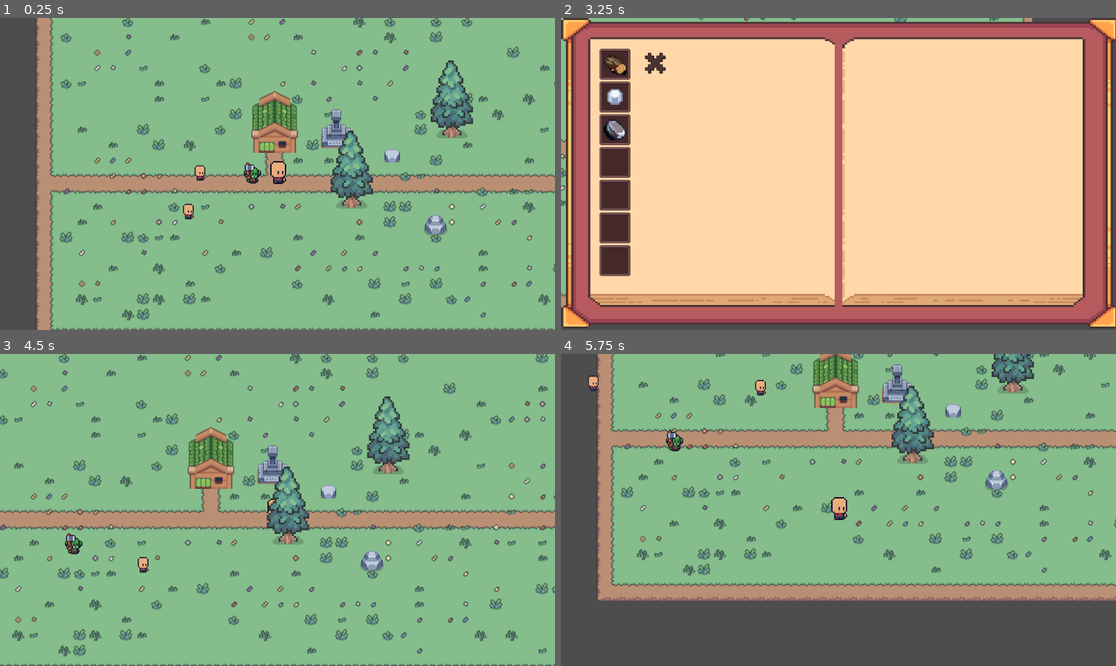
Above: before the commit, frames 1-4 (two rows, left to right).
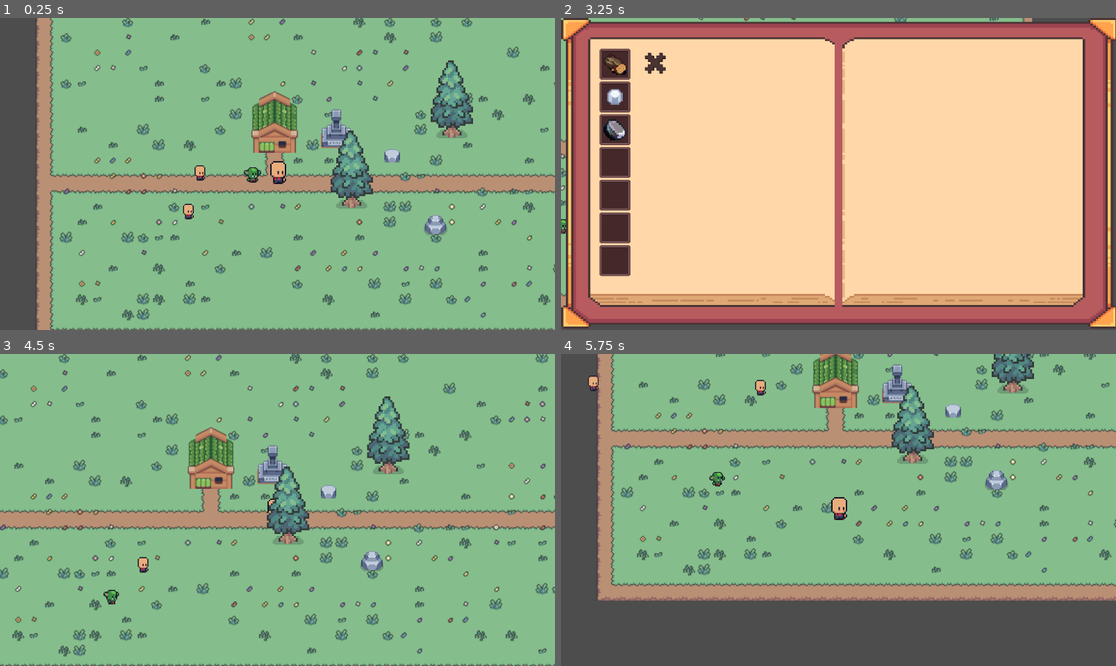
Above: after the commit, the same moments.

Repository: Inkanari/Tinytown
Game: Godot game, scene res://pueblo.tscn
The game is run twice, just before and just after one commit, with the same random seed, the same clock (stepped at 60 frames per second) and the same inputs. The project has no main scene, so this scene is started directly.
Inputs:
- Up to frame 1 (0.25 s): no input
- Up to frame 2 (3.25 s): tap Enter at 0.5, 2.75 s; hold D (derecha) 0.53-1.28 s; hold Q (golpe) 0.53-1.28 s; hold S (abajo) 1.28-2.03 s; tap P (UI_single) at 1.35 s; tap Q (golpe) at 1.55, 2.85 s; tap Space at 2 s; hold D (derecha) 2.03-2.78 s; hold Q (golpe) 2.03-2.78 s; hold W (arriba) from 2.78 s (still down)
- Up to frame 3 (4.5 s): tap Space at 3.5 s; release W (arriba) at 3.53 s; hold Q (golpe) 3.53-4.28 s; hold A (izquierda) from 3.53 s (still down); tap P (UI_single) at 3.6 s; tap Q (golpe) at 4.35 s
- Up to frame 4 (5.75 s): release A (izquierda) at 5.03 s; hold S (abajo) from 5.03 s (still down); hold Q (golpe) from 5.03 s (still down)

The runs differ from the first frame. In frame 1, less than 0.1% of the frame differs, in the area x 43-48%, y 46-54%; in frame 2, less than 0.1%; in frame 3, 0.2%, in the area x 11-22%, y 57-81%; in frame 4, 0.2%.

Commit message:
esta terminada la mecanica de tala de arbol en el duende
ahora si esta terminada la mecanica de talado del duende. tuve que modificar solo un poco el arbol (agrege la señal "caer") probe el juego en el interior tscn. colocando unos arboles y despues los borre. acto seguido lo probe tambien en el pueblo sin hacer cambios

Diff:
--- a/arbol.gd
+++ b/arbol.gd
@@ -1,5 +1,6 @@
 extends StaticBody2D
 
+signal caer
 @export var ocupado: bool = false
 @export var vida: int = 4
 @export var drop_escene: PackedScene
@@ -30,5 +31,6 @@
 		var loot = drop_escene.instantiate()
 		loot.position = position
 		get_parent().add_child(loot)
+	emit_signal("caer")
 	await get_tree().process_frame
 	queue_free()
--- a/duende.gd
+++ b/duende.gd
@@ -11,11 +11,11 @@
 @export var identificacion_minima: float = 28.0
 @export var daño: int = 2
 @export var daño_intervalo: float = 0.3
-var objetivo_arbol: StaticBody2D = null
+var objetivo_arbol: Node2D = null
 @onready var deteccion = $Deteccion
 @onready var cadencia: Timer = $cadencia
 @onready var anim: AnimatedSprite2D = $AnimatedSprite2D
-var rng := RandomNumberGenerator.new()
+var rng := RandomNumberGenerator.new() #ojo aqui con ":"
 #movimiento
 var estado_actual: estado = estado.Quieto
 @export var speed = 100.0
@@ -30,11 +30,9 @@
 
 #movimiento
 func _ready():
-	#IA
-	var random = rng.randf()
 	#movimiento
 	initial_position = global_position
-	choose_patrol_target()
+	_selecciona_objetivo()
 	timer.wait_time = pause_time
 	timer.one_shot = true
 	is_moving = false
@@ -42,14 +40,14 @@
 	#cadencia
 	cadencia.wait_time = daño_intervalo
 	cadencia.one_shot = false
-	cadencia.connect("timeout", Callable(self, "_on_cadencia"))
+	cadencia.connect("timeout", Callable(self, "_on_cadencia_tick"))
 	cadencia.stop()
 	#patrulla
 	estado_actual = estado.Quieto
 	_iniciar_pausa_despues_patrullar()
 	#señales
-	deteccion.connect("body_entered", Callable(self, "_on_detection_body_entered"))
-	deteccion.connect("body_exited", Callable(self, "_on_detection_body_exited"))
+	deteccion.connect("body_entered", Callable(self, "_on_deteccion_body_entered"))
+	deteccion.connect("body_exited", Callable(self, "_on_deteccion_body_exited"))
 func _physics_process(delta: float) -> void:
 	#IA
 	match estado_actual:
@@ -73,12 +71,8 @@
 		velocity = Vector2.ZERO
 
 	move_and_slide()
-func choose_patrol_target() -> void:
-	var random_angle = randf_range(0.0, 2.0 * PI)
-	var random_distance = randf_range(50.0, patrol_range)
-	patrol_target = initial_position + Vector2(cos(random_angle), sin(random_angle)) * random_distance
 func _on_timer_timeout() -> void:
-	choose_patrol_target()
+	_selecciona_objetivo()
 	is_moving = true
 #maquina de estados"
 func _process_patrullar(delta: float) -> void:
@@ -111,26 +105,44 @@
 		objetivo_arbol = body
 		estado_actual = estado.Al_arbol #al otro arbol
 		if body.has_signal("caer"):
-			body.caer.connect(Callable(self, "_on_arbol_caida"))
+			body.connect("caer", Callable(self, "_on_arbol_caida"))
 func _on_deteccion_body_exited(body: Node2D) -> void:
 	if body == objetivo_arbol:
 		_cancela_objetivo()
 #talar
-func on_cadencia_tick () -> void: #se refiere a cada golpe del hacha
+func _on_cadencia_tick () -> void: #se refiere a cada golpe del hacha
 	if not is_instance_valid(objetivo_arbol):
 		_cancela_objetivo()
 		return
 	if objetivo_arbol.has_method("recibir_golpe"):
 		objetivo_arbol.recibir_golpe(daño)
 func _on_arbol_caida(arbol_node: Node) -> void:
-	pass #aqui me quede
-
+	_cancela_objetivo()
+	estado_actual = estado.Quieto
+	await get_tree().create_timer(0.3).timeout
+	_selecciona_objetivo()
+	estado_actual = estado.Patrullar
+#objetivo
+func _selecciona_objetivo():
+	var angle = rng.randf_range(0.0, TAU) #TAU = 2Pi
+	var distancia = rng.randf_range(40.0, patrol_range)
+	patrol_target = initial_position + Vector2(cos(angle), sin(angle)) * distancia
+func _iniciar_pausa_despues_patrullar() -> void:
+	await get_tree().create_timer(pause_time).timeout
+	_selecciona_objetivo()
+	estado_actual = estado.Patrullar
 func _cancela_objetivo() -> void:
-	pass
-
-func _iniciar_pausa_despues_patrullar() -> void:
-	pass
-
+	if is_instance_valid(objetivo_arbol) and objetivo_arbol.has_signal("caer"):
+		if objetivo_arbol.is_connected("caer", Callable(self, "_on_arbol_caida")):
+			objetivo_arbol.disconnect("caer", Callable(self, "_on_arbol_caida"))
+		if objetivo_arbol.has_method("set"):
+			objetivo_arbol.set("ocupado", false)
+		objetivo_arbol = null
+		cadencia.stop()
+		_play_anim("Quieto")
+		_selecciona_objetivo()
+		estado_actual = estado.Patrullar
+#animacion
 func _play_anim(name: String) -> void:
 	if anim:
 		if anim.animation != name:
--- a/duende.tscn
+++ b/duende.tscn
@@ -15,6 +15,38 @@
 [sub_resource type="CircleShape2D" id="CircleShape2D_hn6ox"]
 radius = 32.0
 
+[sub_resource type="AtlasTexture" id="AtlasTexture_o8erf"]
+atlas = ExtResource("1_gjbqq")
+region = Rect2(0, 0, 96, 64)
+
+[sub_resource type="AtlasTexture" id="AtlasTexture_v431a"]
+atlas = ExtResource("1_gjbqq")
+region = Rect2(96, 0, 96, 64)
+
+[sub_resource type="AtlasTexture" id="AtlasTexture_th1jr"]
+atlas = ExtResource("1_gjbqq")
+region = Rect2(192, 0, 96, 64)
+
+[sub_resource type="AtlasTexture" id="AtlasTexture_l7vpo"]
+atlas = ExtResource("1_gjbqq")
+region = Rect2(288, 0, 96, 64)
+
+[sub_resource type="AtlasTexture" id="AtlasTexture_5n4ki"]
+atlas = ExtResource("1_gjbqq")
+region = Rect2(384, 0, 96, 64)
+
+[sub_resource type="AtlasTexture" id="AtlasTexture_cmogw"]
+atlas = ExtResource("1_gjbqq")
+region = Rect2(480, 0, 96, 64)
+
+[sub_resource type="AtlasTexture" id="AtlasTexture_rhpn5"]
+atlas = ExtResource("1_gjbqq")
+region = Rect2(576, 0, 96, 64)
+
+[sub_resource type="AtlasTexture" id="AtlasTexture_r42gd"]
+atlas = ExtResource("1_gjbqq")
+region = Rect2(672, 0, 96, 64)
+
 [sub_resource type="AtlasTexture" id="AtlasTexture_40tac"]
 atlas = ExtResource("3_ll811")
 region = Rect2(0, 0, 96, 64)
@@ -89,6 +121,35 @@
 
 [sub_resource type="SpriteFrames" id="SpriteFrames_hn6ox"]
 animations = [{
+"frames": [{
+"duration": 1.0,
+"texture": SubResource("AtlasTexture_o8erf")
+}, {
+"duration": 1.0,
+"texture": SubResource("AtlasTexture_v431a")
+}, {
+"duration": 1.0,
+"texture": SubResource("AtlasTexture_th1jr")
+}, {
+"duration": 1.0,
+"texture": SubResource("AtlasTexture_l7vpo")
+}, {
+"duration": 1.0,
+"texture": SubResource("AtlasTexture_5n4ki")
+}, {
+"duration": 1.0,
+"texture": SubResource("AtlasTexture_cmogw")
+}, {
+"duration": 1.0,
+"texture": SubResource("AtlasTexture_rhpn5")
+}, {
+"duration": 1.0,
+"texture": SubResource("AtlasTexture_r42gd")
+}],
+"loop": true,
+"name": &"Quieto",
+"speed": 5.0
+}, {
 "frames": [{
 "duration": 1.0,
 "texture": SubResource("AtlasTexture_40tac")
@@ -165,6 +226,7 @@
 script = ExtResource("1_hn6ox")
 
 [node name="SprIdleStrip9" type="Sprite2D" parent="."]
+visible = false
 texture_filter = 1
 texture = SubResource("AtlasTexture_hn6ox")
 
@@ -185,7 +247,7 @@
 texture_filter = 1
 texture_repeat = 1
 sprite_frames = SubResource("SpriteFrames_hn6ox")
-animation = &"talar"
+animation = &"Quieto"
 
 [connection signal="timeout" from="Timer" to="." method="_on_timer_timeout"]
 [connection signal="body_entered" from="Deteccion" to="." method="_on_deteccion_body_entered"]
Not shown: 1 places in duende.tscn that only renumber resources
